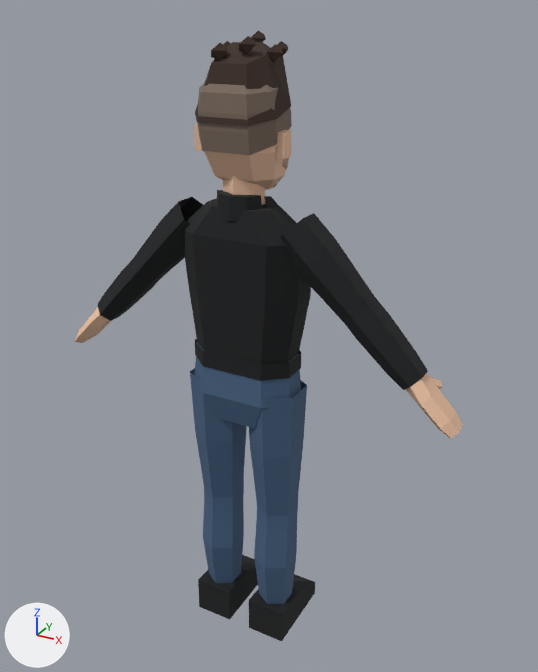
The glTF model characters/curly_fade_tech/curly_fade_tech.glb: old version first, new version second.
Before and after are seen from a camera (50 mm lens) standing at (1.019, -1.719, 1.912) and looking at (0.025, 0.089, 1.008). The lights are fixed; the arrows at lower left show +X, +Y and +Z. The picture after the commit comes second. Vertices at exactly the same position are counted once.

Objects in the first picture: 'curly_fade_tech'.
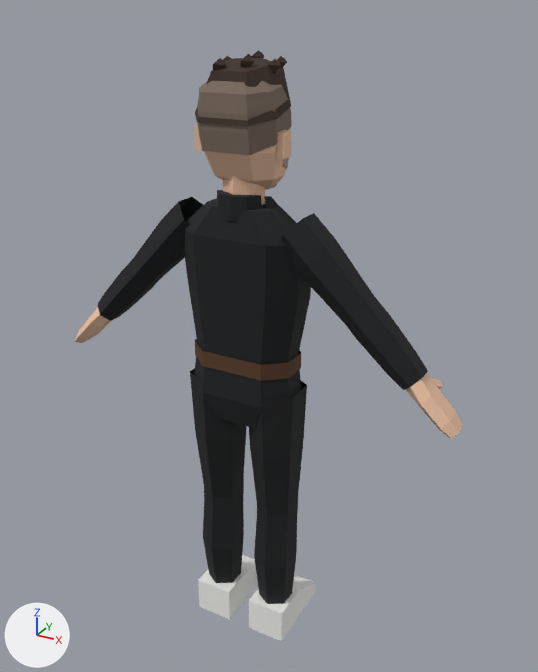
Changed parts and their boxes [x1, y1, x2, y2] in the pictures (538 x 672 px; the box of a moved part takes in the faces that stretch with it):
'curly_fade_tech', reshaped: before [75, 30, 463, 641]; after [75, 50, 463, 641]
part 1 of me_curly_fade_tech, moved or reshaped: before [195, 42, 291, 126]; after [195, 58, 291, 126]
part 2 of me_curly_fade_tech, moved or reshaped: before [277, 41, 288, 58]; after [277, 56, 287, 68]
part 3 of me_curly_fade_tech, moved or reshaped: before [251, 30, 266, 42]; after [251, 50, 264, 58]
part 4 of me_curly_fade_tech, moved or reshaped: before [267, 44, 283, 62]; after [268, 59, 281, 73]
part 5 of me_curly_fade_tech, moved or reshaped (mostly hidden): before [223, 41, 231, 47]; after [223, 56, 232, 61]
part 6 of me_curly_fade_tech, moved or reshaped: before [239, 36, 256, 54]; after [240, 55, 254, 67]
part 7 of me_curly_fade_tech, moved or reshaped: before [211, 43, 228, 60]; after [213, 58, 226, 70]
part 8 of me_curly_fade_tech, surface changed (blue to black): [190, 339, 315, 641] in both

The edits, one by one:
me_curly_fade_tech is used by ob_curly_fade_tech; location (0.0, 0.0, 0.0).
me_curly_fade_tech had 649 vertices, 980 faces and spanned x -0.65..0.65, y -0.11..0.18, z 0.0..1.86.
me_curly_fade_tech now has 649 vertices, 980 faces and spans x -0.65..0.65, y -0.11..0.18, z 0.0..1.81.
me_curly_fade_tech part 1: the loose piece of 17 vertices spanning x -0.12..0.12, y -0.11..0.11, z 1.65..1.83 is scaled about its middle by (1, 1, 0.803), then moved by (0.0, 0.0, -0.01).
me_curly_fade_tech part 2: the loose piece of 8 vertices spanning x 0.03..0.08, y 0.07..0.11, z 1.8..1.84 is multiplied about its middle by the matrix ((-0.315, 0.058, 0.566), (-0.568, -0.06, -0.31), (0.025, -0.645, 0.08)), then moved by (0.0, 0.0, -0.03).
me_curly_fade_tech part 3: the loose piece of 8 vertices spanning x -0.02..0.03, y 0.04..0.08, z 1.82..1.86 is moved by (0.0, 0.0, -0.04).
me_curly_fade_tech part 4: the loose piece of 8 vertices spanning x 0.05..0.1, y 0.0..0.04, z 1.79..1.83 is moved by (0.0, 0.0, -0.03).
me_curly_fade_tech part 5: the loose piece of 8 vertices spanning x -0.09..-0.05, y 0.01..0.05, z 1.8..1.84 is moved by (0.0, 0.0, -0.03).
me_curly_fade_tech part 6: the loose piece of 8 vertices spanning x 0.01..0.05, y -0.06..-0.01, z 1.81..1.85 is moved by (0.0, 0.0, -0.04).
me_curly_fade_tech part 7: the loose piece of 8 vertices spanning x -0.06..-0.01, y -0.08..-0.04, z 1.8..1.84 is moved by (0.0, 0.0, -0.03).
me_curly_fade_tech part 8: 230 kept faces spanning x -0.18..0.18, y -0.1..0.18, z 0.0..1.0 get new texture (UV) coordinates.
Other edits to the shape of me_curly_fade_tech do not show in these pictures.
